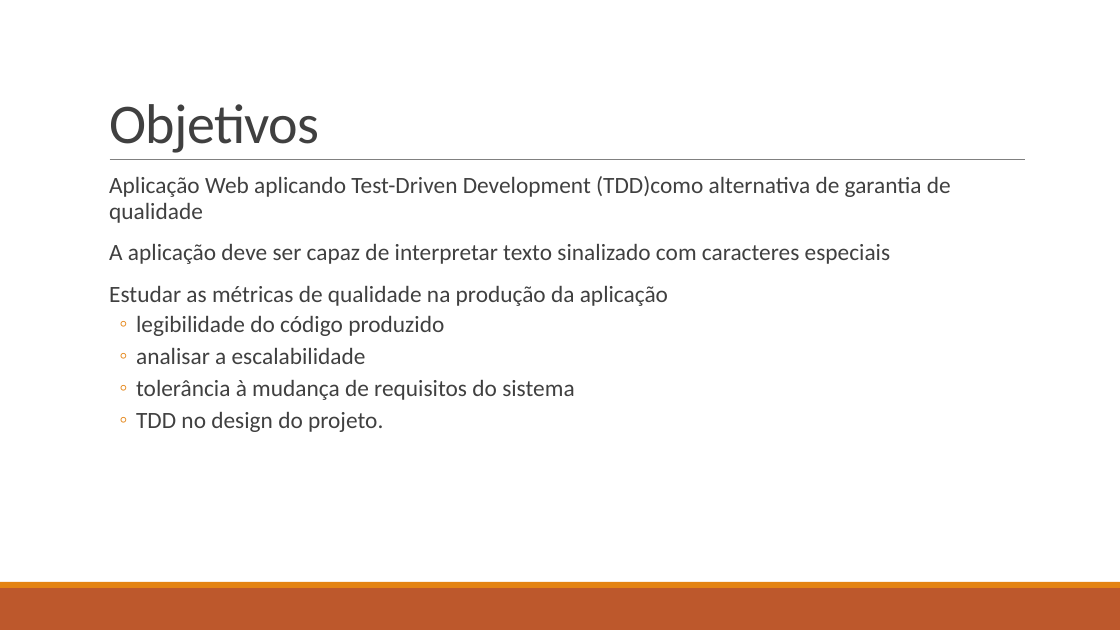
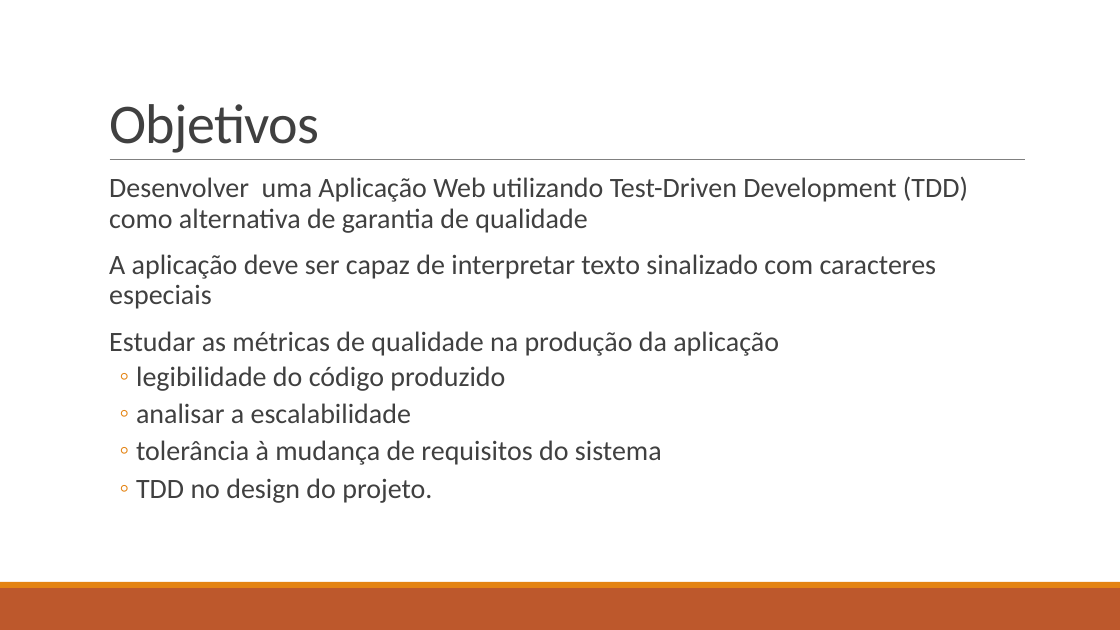
Before and after one commit to vtferrari/TCCGeradorEpub, a slide deck: slide 3 of doc/Test-Driven Development como alternativa de garantia de qualidade.pptx. Drawn at 1120x630 pixels with LibreOffice and Linux fonts; fonts in the diff are those of the drawing. Boxes give left, top, right and bottom in pixels: in the first picture for what was removed or moved away, otherwise in the second. Text is boxed around its words. In the diff, an @@ line names an element or a change of style, - is before the commit and + after.

```diff
--- a/doc/Test-Driven Development como alternativa de garantia de qualidade.pptx
+++ b/doc/Test-Driven Development como alternativa de garantia de qualidade.pptx
@@ text at (109,176,968,233): text changed; size 20 to 24 pt @@
-  Aplicação Web aplicando Test-Driven Development (TDD)como alternativa de garantia de qualidade
+  Desenvolver uma Aplicação Web utilizando Test-Driven Development (TDD) como alternativa de garantia de qualidade
@@ text at (109,254,937,503): size 20 to 24 pt in "A aplicação deve ser capaz de interpretar ...", "Estudar as métricas de qualidade na produção ...", "legibilidade do código produzido", "analisar a escalabilidade" and 2 more places @@
```
Also in this commit, not shown: 16 other slides changed, 17 slides added, 19 slides removed.
